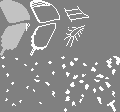
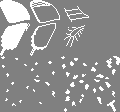
Before/after of a 120x112 layered artwork. What changed in the layer stack:
painted on "上の羽", unmasked it over [0, 0, 30, 23]
painted on "下の羽", unmasked it over [0, 23, 26, 56]
